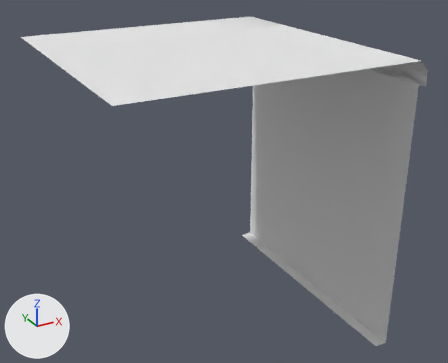
What one commit did to the Blender file Assets/Models/GroundCube/Ground_Top.blend.
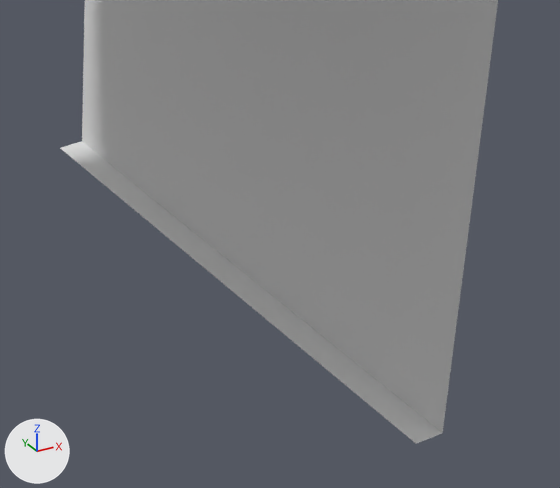
The first picture shows the older version from a camera (50 mm lens) standing at (-2.93, -3.77, 3.02) and looking at (-0.86, -0.01, 1.14). The close-ups show both versions on the part from 49% to 96% of the width and 49% to 100% of the height of that picture. Lighting does not change. The marker at lower left points along +X, +Y and +Z.
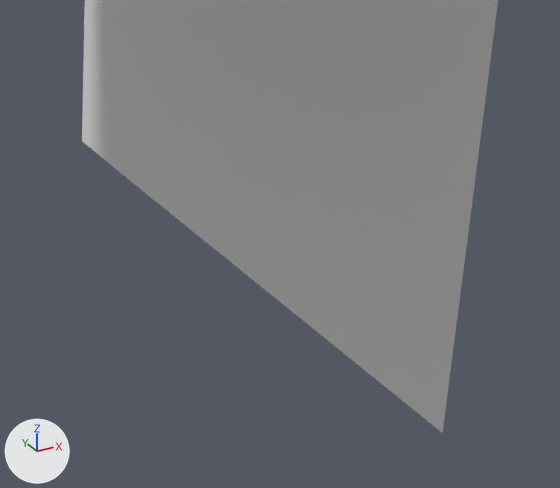
The change, as a list of edits to the scene's bpy script:
```text
Change me_cube:
    used by ob_cube; location = (0.0, 0.0, 0.0)
    verts and faces of me_cube; kept vertices keep their numbers, new ones are numbered from 78
    before: 0 (0.0, -1.0, 0.0) at pixel (442, 433), 2 (0.0, 1.0, 0.0) at pixel (81, 141), 33 (-0.1, -1.0, 0.0) at pixel (416, 443), 34 (-0.1, 0.99, 0.0) at pixel (59, 147), 36 (0.0, 0.0, 0.0) at pixel (236, 266)
    before: 41 (0.0, -0.5, 0.0) at pixel (331, 343), 45 (0.0, 0.5, 0.0) at pixel (153, 199)
    remove me_cube.from_pydata(...)  # 78 vertices, 50 faces; spans x -2.01..0.13, y -1.0..1.0, z 0.0..2.16
    add me_cube.from_pydata(...)  # 76 vertices, 49 faces; spans x -2.01..0.13, y -1.0..1.0, z 0.0..2.16
    me_cube part 1
    add delete_vertices([33, 34])  # with the faces that use them
    me_cube part 2: 31 kept faces spanning x -2.01..0.0, y -1.0..1.0, z 0.0..2.16 are now shaded smooth
```

What differs and where, as boxes [x1, y1, x2, y2] in the close-ups (560 x 488 px):
'Cube', reshaped
    before: [60, 0, 498, 444]
    after: [82, 0, 498, 433]
part 1 of me_cube, deleted
    before: [60, 141, 442, 444]
part 2 of me_cube, shading changed
    both: [82, 136, 443, 433]
